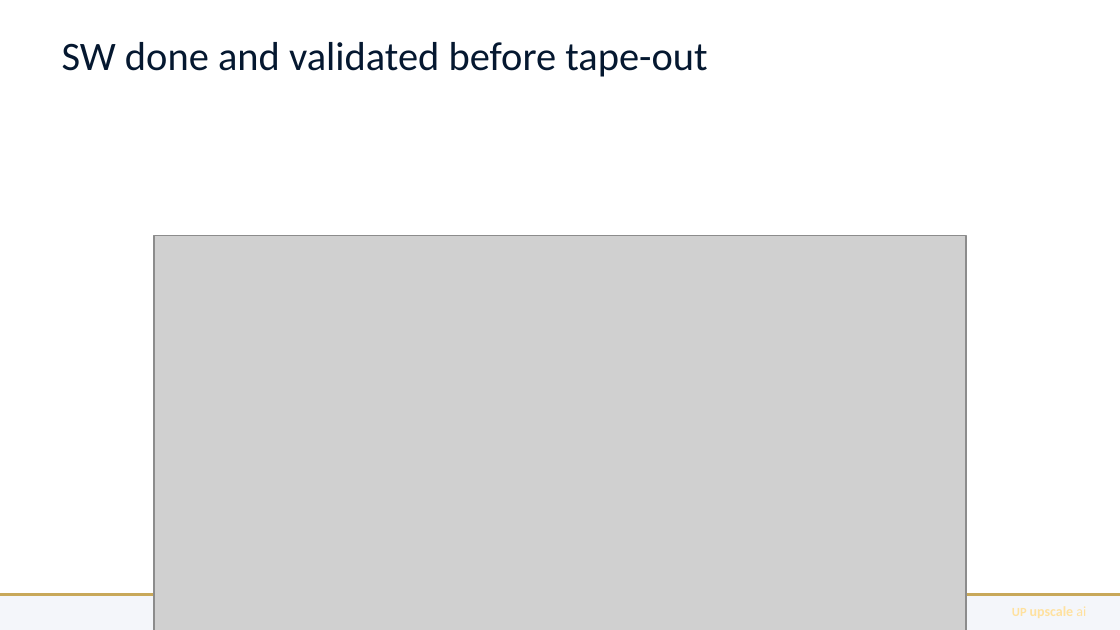
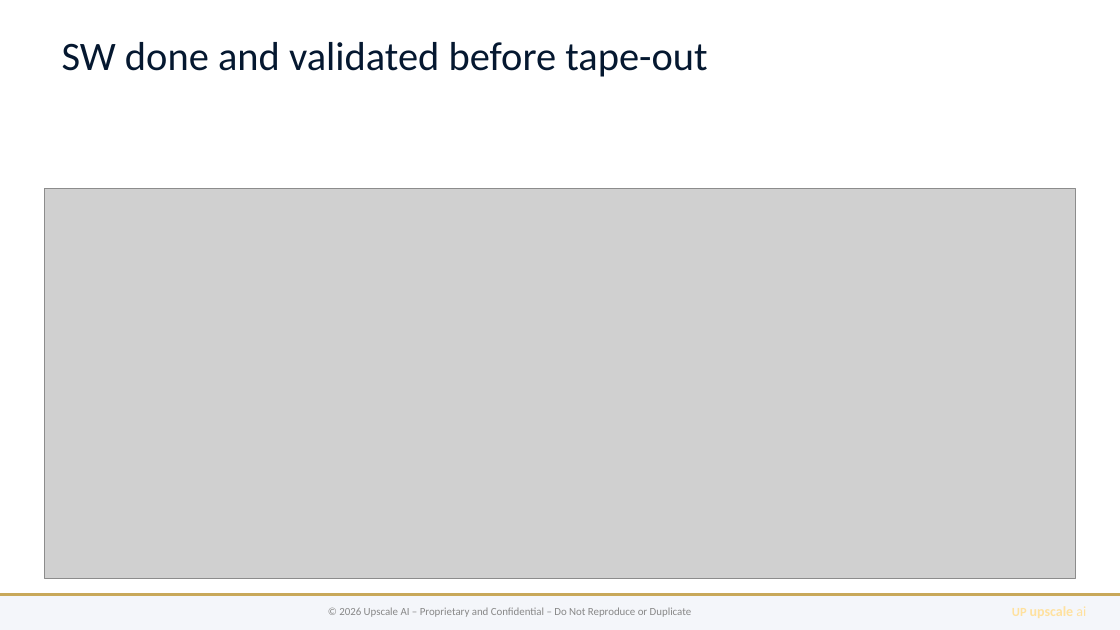
Before and after one commit to upscale-ai-network/agent-template, a slide deck: slide 3 of dt100/manager-arch-vision-a3.pptx. Drawn at 1120x630 pixels with LibreOffice and Linux fonts; fonts in the diff are those of the drawing; grey boxes stand for pictures. Boxes give left, top, right and bottom in pixels: in the first picture for what was removed or moved away, otherwise in the second. Text is boxed around its words. In the diff, an @@ line names an element or a change of style, - is before the commit and + after.

```diff
--- a/dt100/manager-arch-vision-a3.pptx
+++ b/dt100/manager-arch-vision-a3.pptx
@@ picture: place and size @@
-picture at (155, 235, 967, 630)
+picture at (45, 188, 1075, 578)
@@ text added at (339, 607, 692, 617), 7 pt, text #888888 @@
+© 2026 Upscale AI – Proprietary and Confidential – Do Not Reproduce or Duplicate
```
Also in this commit, not shown: 3 other slides changed, 28 other files.
